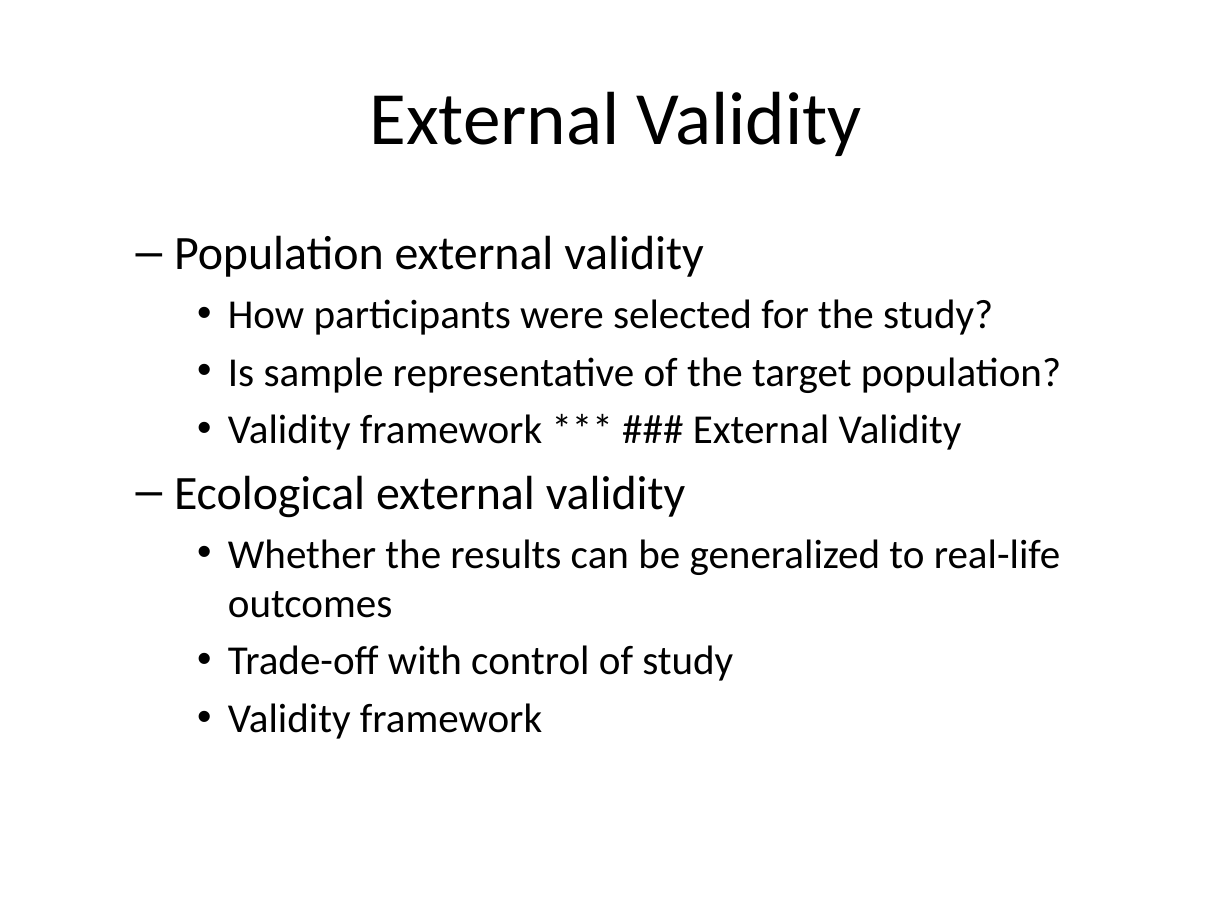
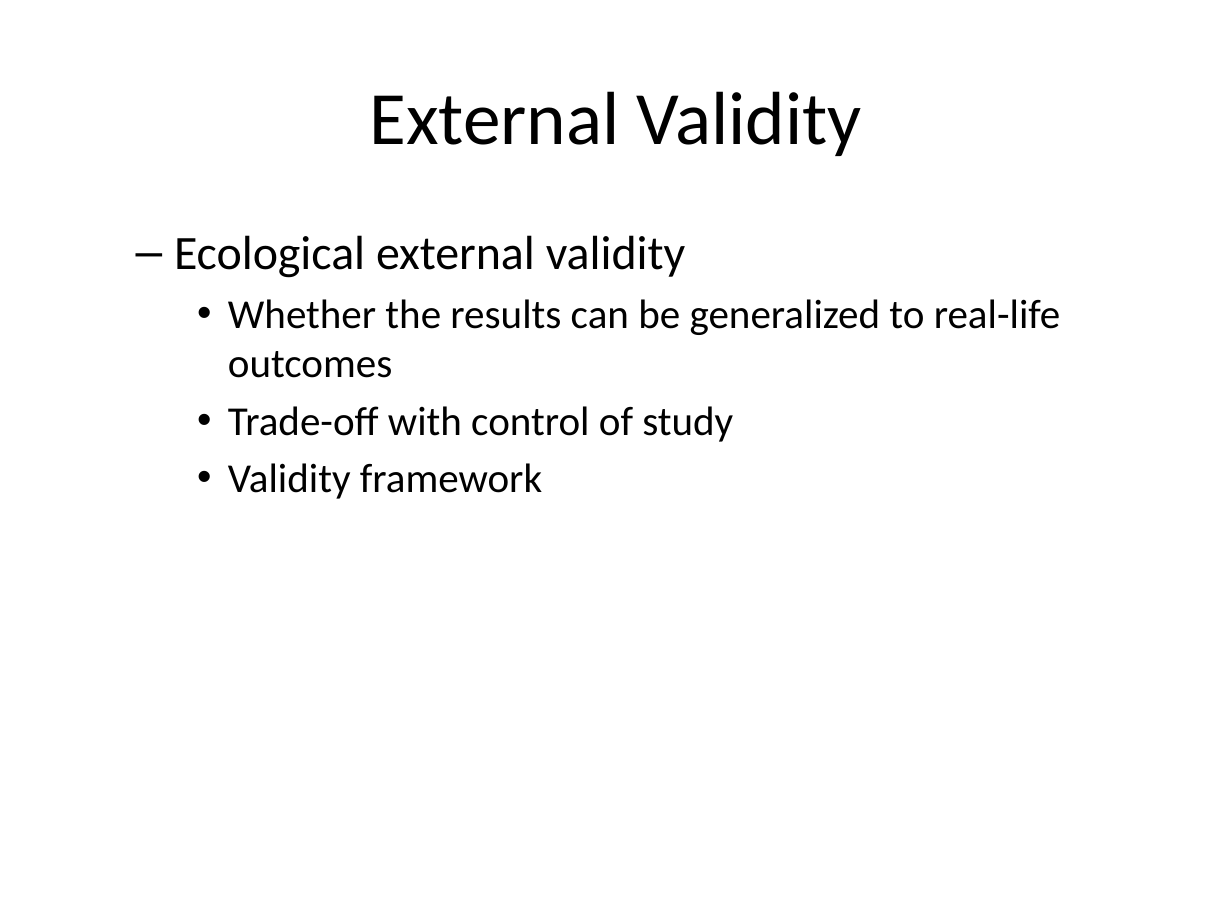
Before and after one commit to classes-medb/5510, a slide deck: slide 32 of src/video-07-validity.pptx (slide 30 before the commit). Drawn at 1232x924 pixels with LibreOffice and Linux fonts; fonts in the diff are those of the drawing. Boxes give left, top, right and bottom in pixels: in the first picture for what was removed or moved away, otherwise in the second. Text is boxed around its words. In the diff, an @@ line names an element or a change of style, - is before the commit and + after.

```diff
--- a/src/video-07-validity.pptx
+++ b/src/video-07-validity.pptx
@@ text at [174,235,1061,450]: paragraphs removed @@
-  – Population external validity
-    • How participants were selected for the study?
-    • Is sample representative of the target population?
-    • Validity framework *** ### External Validity
```
Also in this commit, not shown: 6 other slides changed, 7 slides added, 5 slides removed, 7 other files.
